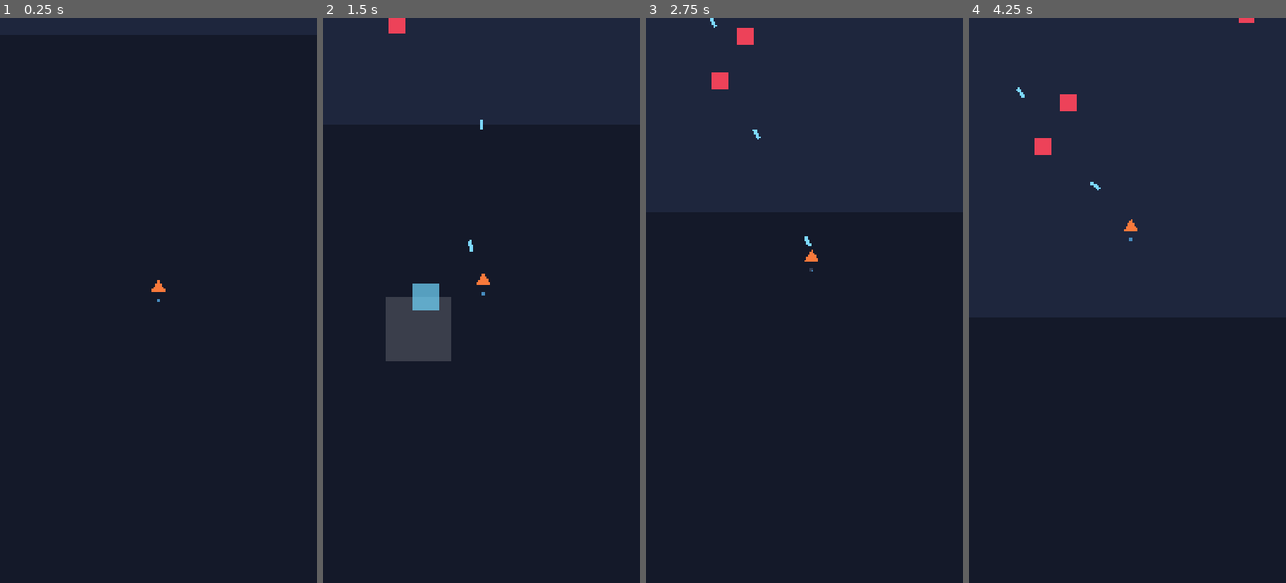
Above: before the commit, frames 1-4 (left to right).
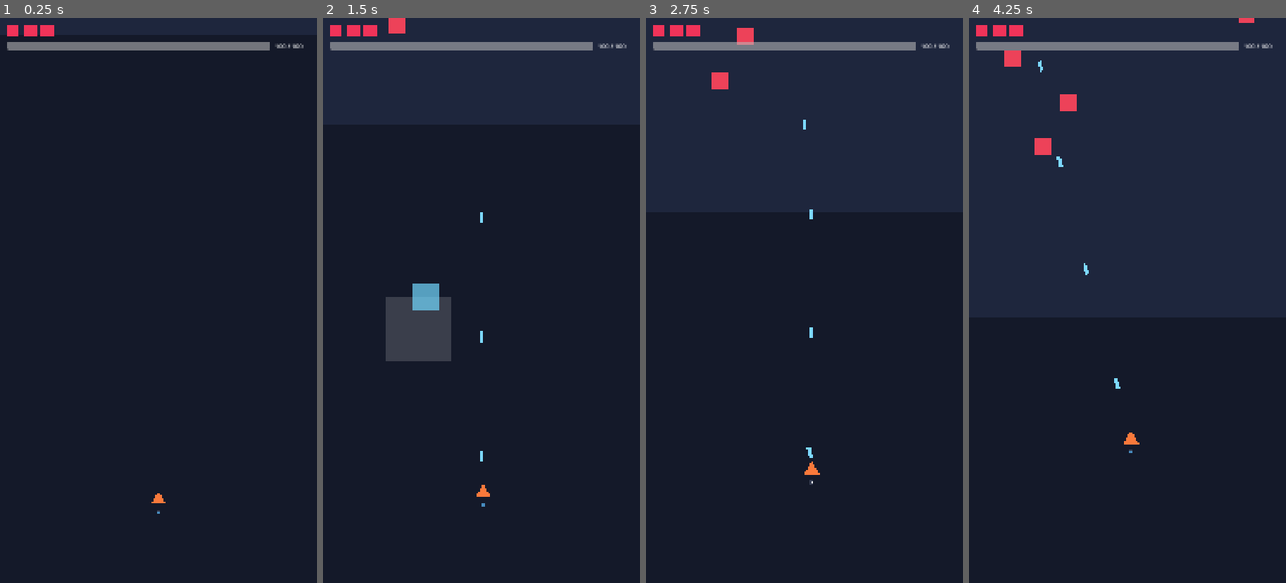
Above: after the commit, the same moments.

Repository: fade528/spellcraft
Game: Godot game, scene res://scenes/game.tscn
Same seed, same stepped clock (60 frames per second), same inputs: the game is played once before the commit and once after it. Before the commit the project has no main scene; this scene is started directly in both runs. The engine's default icon, where the game draws it, is replaced by a stand-in: a white triangle on a blue panel in a dark square.
Inputs (mouse positions are in pixels of both pictures, inside the frame that each line leads up to):
- Up to frame 1 (0.25 s): no input
- Up to frame 2 (1.5 s): move the mouse to (551, 272) at 0.52 s; click (551, 272) at 0.67 s; drag from (418, 328) to (481, 68) at 1.27 s
- Up to frame 3 (2.75 s): move the mouse to (836, 176) at 2.02 s; click (836, 176) at 2.17 s
- Up to frame 4 (4.25 s): drag from (1111, 413) to (1076, 131) at 2.77 s; move the mouse to (1222, 385) at 3.52 s; click (1222, 385) at 3.67 s

The runs differ from the first frame. In frame 1, 1.7% of the frame differs, in the area x 2-96%, y 1-88%; in frame 2, 1.8%; in frame 3, 1.8%; in frame 4, 2.0%, in the area x 2-96%, y 1-77%.

Commit message:
1.4 done

Diff:
--- a/project.godot
+++ b/project.godot
@@ -11,8 +11,13 @@
 [application]
 
 config/name="Spellcraft"
+run/main_scene="res://scenes/game.tscn"
 config/features=PackedStringArray("4.6", "Mobile")
 config/icon="res://icon.svg"
+
+[autoload]
+
+ProgressionManager="*res://scripts/progression_manager.gd"
 
 [display]
 
--- a/scenes/game.tscn
+++ b/scenes/game.tscn
@@ -1,30 +1,83 @@
-[gd_scene load_steps=4 format=3]
+[gd_scene format=3 uid="uid://8la4u57j1qln"]
 
 [ext_resource type="PackedScene" path="res://scenes/player.tscn" id="1_x4b6v"]
-[ext_resource type="Script" path="res://scripts/enemy_spawner.gd" id="2_mjppw"]
-[ext_resource type="Script" path="res://scripts/scrolling_background.gd" id="3_qcy2w"]
+[ext_resource type="Script" uid="uid://cwygr504ldawm" path="res://scripts/enemy_spawner.gd" id="2_mjppw"]
+[ext_resource type="Script" uid="uid://mclfvuor6aao" path="res://scripts/scrolling_background.gd" id="3_qcy2w"]
+[ext_resource type="Script" uid="uid://brin7p1ks5g10" path="res://scripts/game.gd" id="4_uh1wc"]
+[ext_resource type="Script" uid="uid://dwcwjyl62bay5" path="res://scripts/hud.gd" id="5_8n6rn"]
 
-[node name="Game" type="Node2D"]
+[node name="Game" type="Node2D" unique_id=665229771]
+script = ExtResource("4_uh1wc")
 
-[node name="ScrollingBackground" type="Node2D" parent="."]
+[node name="ScrollingBackground" type="Node2D" parent="." unique_id=403960310]
 script = ExtResource("3_qcy2w")
 
-[node name="BackgroundA" type="ColorRect" parent="ScrollingBackground"]
+[node name="BackgroundA" type="ColorRect" parent="ScrollingBackground" unique_id=936582406]
 offset_right = 1080.0
 offset_bottom = 1920.0
 mouse_filter = 2
 
-[node name="BackgroundB" type="ColorRect" parent="ScrollingBackground"]
+[node name="BackgroundB" type="ColorRect" parent="ScrollingBackground" unique_id=1592952445]
 offset_top = -1920.0
 offset_right = 1080.0
-offset_bottom = 0.0
 mouse_filter = 2
 
-[node name="Player" parent="." instance=ExtResource("1_x4b6v")]
+[node name="Player" parent="." unique_id=1842365894 instance=ExtResource("1_x4b6v")]
 
-[node name="Projectiles" type="Node2D" parent="." groups=["projectiles"]]
+[node name="Projectiles" type="Node2D" parent="." unique_id=518292413 groups=["projectiles"]]
 
-[node name="EnemySpawner" type="Node2D" parent="."]
+[node name="EnemySpawner" type="Node2D" parent="." unique_id=1950849714]
 script = ExtResource("2_mjppw")
 
-[node name="SpawnTimer" type="Timer" parent="EnemySpawner"]
+[node name="SpawnTimer" type="Timer" parent="EnemySpawner" unique_id=2032006331]
+
+[node name="HUD" type="CanvasLayer" parent="." unique_id=180573630]
+script = ExtResource("5_8n6rn")
+
+[node name="MarginContainer" type="MarginContainer" parent="HUD" unique_id=123117508]
+anchors_preset = 10
+anchor_right = 1.0
+offset_left = 24.0
+offset_top = 24.0
+offset_right = -24.0
+offset_bottom = 180.0
+
+[node name="VBoxContainer" type="VBoxContainer" parent="HUD/MarginContainer" unique_id=971889883]
+layout_mode = 2
+theme_override_constants/separation = 14
+
+[node name="HBoxContainer" type="HBoxContainer" parent="HUD/MarginContainer/VBoxContainer" unique_id=1520815143]
+layout_mode = 2
+theme_override_constants/separation = 16
+
+[node name="Life1" type="ColorRect" parent="HUD/MarginContainer/VBoxContainer/HBoxContainer" unique_id=1059120307]
+custom_minimum_size = Vector2(42, 42)
+layout_mode = 2
+color = Color(0.94, 0.2, 0.35, 1)
+
+[node name="Life2" type="ColorRect" parent="HUD/MarginContainer/VBoxContainer/HBoxContainer" unique_id=916827057]
+custom_minimum_size = Vector2(42, 42)
+layout_mode = 2
+color = Color(0.94, 0.2, 0.35, 1)
+
+[node name="Life3" type="ColorRect" parent="HUD/MarginContainer/VBoxContainer/HBoxContainer" unique_id=230216764]
+custom_minimum_size = Vector2(42, 42)
+layout_mode = 2
+color = Color(0.94, 0.2, 0.35, 1)
+
+[node name="HPRow" type="HBoxContainer" parent="HUD/MarginContainer/VBoxContainer" unique_id=2065889652]
+layout_mode = 2
+theme_override_constants/separation = 16
+
+[node name="HPBar" type="ProgressBar" parent="HUD/MarginContainer/VBoxContainer/HPRow" unique_id=1488574972]
+custom_minimum_size = Vector2(320, 28)
+layout_mode = 2
+size_flags_horizontal = 3
+value = 100.0
+show_percentage = false
+
+[node name="HPLabel" type="Label" parent="HUD/MarginContainer/VBoxContainer/HPRow" unique_id=1057760412]
+custom_minimum_size = Vector2(120, 0)
+layout_mode = 2
+theme_override_font_sizes/font_size = 22
+text = "100 / 100"
--- /dev/null
+++ b/scenes/game_over.tscn
@@ -0,0 +1,47 @@
+[gd_scene load_steps=2 format=3]
+
+[ext_resource type="Script" path="res://scripts/game_over.gd" id="1_i3jba"]
+
+[node name="GameOver" type="Control"]
+layout_mode = 3
+anchors_preset = 15
+anchor_right = 1.0
+anchor_bottom = 1.0
+grow_horizontal = 2
+grow_vertical = 2
+script = ExtResource("1_i3jba")
+
+[node name="ColorRect" type="ColorRect" parent="."]
+layout_mode = 1
+anchors_preset = 15
+anchor_right = 1.0
+anchor_bottom = 1.0
+grow_horizontal = 2
+grow_vertical = 2
+color = Color(0.06, 0.04, 0.08, 1)
+
+[node name="CenterContainer" type="CenterContainer" parent="."]
+layout_mode = 1
+anchors_preset = 15
+anchor_right = 1.0
+anchor_bottom = 1.0
+grow_horizontal = 2
+grow_vertical = 2
+
+[node name="PanelContainer" type="PanelContainer" parent="CenterContainer"]
+layout_mode = 2
+
+[node name="VBoxContainer" type="VBoxContainer" parent="CenterContainer/PanelContainer"]
+layout_mode = 2
+theme_override_constants/separation = 24
+
+[node name="GameOverLabel" type="Label" parent="CenterContainer/PanelContainer/VBoxContainer"]
+layout_mode = 2
+theme_override_font_sizes/font_size = 56
+text = "GAME OVER"
+horizontal_alignment = 1
+
+[node name="RestartButton" type="Button" parent="CenterContainer/PanelContainer/VBoxContainer"]
+layout_mode = 2
+theme_override_font_sizes/font_size = 28
+text = "Restart"
--- a/scenes/player.tscn
+++ b/scenes/player.tscn
@@ -1,13 +1,17 @@
-[gd_scene load_steps=6 format=3]
+[gd_scene load_steps=8 format=3]
 
 [ext_resource type="Script" path="res://scripts/player.gd" id="1_h38n5"]
 [ext_resource type="Texture2D" path="res://icon.svg" id="2_kyqcl"]
 [ext_resource type="Script" path="res://scripts/spell_caster.gd" id="3_0n1x0"]
 [ext_resource type="PackedScene" path="res://scenes/spell_projectile.tscn" id="4_mxdk5"]
 [ext_resource type="Resource" path="res://resources/spells/basic_bolt.tres" id="5_h8y0p"]
+[ext_resource type="Script" path="res://scripts/player_hurtbox.gd" id="6_3e2jk"]
 
 [sub_resource type="CircleShape2D" id="CircleShape2D_4v1ig"]
 radius = 48.0
+
+[sub_resource type="CircleShape2D" id="CircleShape2D_4u7sh"]
+radius = 52.0
 
 [node name="Player" type="CharacterBody2D" groups=["player"]]
 script = ExtResource("1_h38n5")
@@ -16,6 +20,14 @@
 
 [node name="CollisionShape2D" type="CollisionShape2D" parent="."]
 shape = SubResource("CircleShape2D_4v1ig")
+
+[node name="Hurtbox" type="Area2D" parent="."]
+script = ExtResource("6_3e2jk")
+collision_layer = 4
+collision_mask = 2
+
+[node name="CollisionShape2D" type="CollisionShape2D" parent="Hurtbox"]
+shape = SubResource("CircleShape2D_4u7sh")
 
 [node name="PlayerSprite" type="Sprite2D" parent="."]
 texture = ExtResource("2_kyqcl")
@@ -44,3 +56,6 @@
 projectile_scene = ExtResource("4_mxdk5")
 
 [node name="CooldownTimer" type="Timer" parent="SpellCaster"]
+
+[node name="IframeTimer" type="Timer" parent="."]
+one_shot = true
--- /dev/null
+++ b/scripts/game.gd
@@ -0,0 +1,37 @@
+extends Node2D
+
+const GAME_OVER_SCENE_PATH := "res://scenes/game_over.tscn"
+
+@onready var player: CharacterBody2D = $Player
+
+
+func _ready() -> void:
+	var progression_manager := _get_progression_manager()
+	if progression_manager != null:
+		if progression_manager.lives <= 0:
+			progression_manager.reset_run()
+
+		progression_manager.life_lost.connect(_on_life_lost)
+		progression_manager.game_over.connect(_on_game_over)
+
+
+func _on_life_lost(lives_remaining: int) -> void:
+	_clear_group("enemies")
+	_clear_group("projectiles_active")
+
+	if lives_remaining > 0 and player != null and player.has_method("respawn"):
+		player.respawn()
+
+
+func _on_game_over() -> void:
+	get_tree().change_scene_to_file(GAME_OVER_SCENE_PATH)
+
+
+func _clear_group(group_name: String) -> void:
+	for node in get_tree().get_nodes_in_group(group_name):
+		if is_instance_valid(node):
+			node.queue_free()
+
+
+func _get_progression_manager() -> Node:
+	return get_node_or_null("/root/ProgressionManager")
--- /dev/null
+++ b/scripts/game_over.gd
@@ -0,0 +1,14 @@
+extends Control
+
+
+func _ready() -> void:
+	var restart_button: Button = $CenterContainer/PanelContainer/VBoxContainer/RestartButton
+	restart_button.pressed.connect(_on_restart_button_pressed)
+
+
+func _on_restart_button_pressed() -> void:
+	var progression_manager := get_node_or_null("/root/ProgressionManager")
+	if progression_manager != null:
+		progression_manager.reset_run()
+
+	get_tree().change_scene_to_file("res://scenes/game.tscn")
--- /dev/null
+++ b/scripts/hud.gd
@@ -0,0 +1,45 @@
+extends CanvasLayer
+
+@onready var life_1: ColorRect = $MarginContainer/VBoxContainer/HBoxContainer/Life1
+@onready var life_2: ColorRect = $MarginContainer/VBoxContainer/HBoxContainer/Life2
+@onready var life_3: ColorRect = $MarginContainer/VBoxContainer/HBoxContainer/Life3
+@onready var hp_bar: ProgressBar = $MarginContainer/VBoxContainer/HPRow/HPBar
+@onready var hp_label: Label = $MarginContainer/VBoxContainer/HPRow/HPLabel
+
+var life_icons: Array[ColorRect]
+
+
+func _ready() -> void:
+	life_icons = [life_1, life_2, life_3]
+
+	var progression_manager := _get_progression_manager()
+	if progression_manager != null:
+		progression_manager.life_lost.connect(_on_life_lost)
+		progression_manager.hp_changed.connect(_on_hp_changed)
+		_update_lives(progression_manager.lives)
+		_update_hp(progression_manager.current_hp, progression_manager.max_hp)
+
+
+func _on_life_lost(lives_remaining: int) -> void:
+	_update_lives(lives_remaining)
+
+
+func _on_hp_changed(current_hp: float, max_hp: float) -> void:
+	_update_hp(current_hp, max_hp)
+
+
+func _update_lives(lives_remaining: int) -> void:
+	for index in life_icons.size():
+		var icon := life_icons[index]
+		var is_active := index < lives_remaining
+		icon.color = Color(0.94, 0.2, 0.35, 1.0) if is_active else Color(0.28, 0.23, 0.26, 0.65)
+
+
+func _update_hp(current_hp: float, max_hp: float) -> void:
+	hp_bar.max_value = max_hp
+	hp_bar.value = current_hp
+	hp_label.text = "%d / %d" % [int(current_hp), int(max_hp)]
+
+
+func _get_progression_manager() -> Node:
+	return get_node_or_null("/root/ProgressionManager")
--- a/scripts/player.gd
+++ b/scripts/player.gd
@@ -1,32 +1,39 @@
 extends CharacterBody2D
 
 @export var move_speed: float = 300.0
+@export var iframe_duration: float = 1.5
 
 const SCREEN_SIZE := Vector2(1080.0, 1920.0)
 const TOUCHPAD_RADIUS := 110.0
 const TOUCHPAD_DEADZONE := 12.0
 const TOUCHPAD_ZONE_RATIO := 0.65
+const RESPAWN_POSITION := Vector2(540.0, 1680.0)
 
 @onready var collision_shape: CollisionShape2D = $CollisionShape2D
 @onready var player_sprite: Sprite2D = $PlayerSprite
 @onready var facing_marker: Polygon2D = $FacingMarker
+@onready var hurtbox: Area2D = $Hurtbox
 @onready var touchpad_base: ColorRect = $TouchpadLayer/TouchpadBase
 @onready var touchpad_knob: ColorRect = $TouchpadLayer/TouchpadKnob
+@onready var iframe_timer: Timer = $IframeTimer
 
 var move_input := Vector2.ZERO
 var active_touch_index := -1
 var touchpad_center := Vector2.ZERO
 var clamp_margin := Vector2(48.0, 48.0)
 var facing_rotation := 0.0
+var is_invincible := false
+var iframe_tween: Tween
 
 
 func _ready() -> void:
-	position = SCREEN_SIZE * 0.5
+	position = RESPAWN_POSITION
 	set_collision_mask_value(2, false)
 	_configure_touchpad()
 	_update_clamp_margin()
 	_apply_facing_rotation()
 	_set_touchpad_visible(false)
+	iframe_timer.timeout.connect(_on_iframe_timer_timeout)
 
 
 func _unhandled_input(event: InputEvent) -> void:
@@ -113,3 +120,51 @@
 func _set_touchpad_visible(is_visible: bool) -> void:
 	touchpad_base.visible = is_visible
 	touchpad_knob.visible = is_visible
+
+
+func take_damage(amount: float) -> void:
+	if is_invincible:
+		return
+
+	_start_iframes()
+	var progression_manager := _get_progression_manager()
+	if progression_manager != null:
+		progression_manager.take_damage(amount)
+
+
+func respawn() -> void:
+	position = RESPAWN_POSITION
+	velocity = Vector2.ZERO
+	move_input = Vector2.ZERO
+	active_touch_index = -1
+	_set_touchpad_visible(false)
+
+
+func _start_iframes() -> void:
+	is_invincible = true
+	iframe_timer.start(iframe_duration)
+	_play_iframe_visual()
+
+
+func _on_iframe_timer_timeout() -> void:
+	is_invincible = false
+	if iframe_tween != null:
+		iframe_tween.kill()
+		player_sprite.modulate.a = 1.0
+		facing_marker.modulate.a = 1.0
+
+
+func _play_iframe_visual() -> void:
+	if iframe_tween != null:
+		iframe_tween.kill()
+
+	iframe_tween = create_tween()
+	iframe_tween.set_loops()
+	iframe_tween.tween_property(player_sprite, "modulate:a", 0.25, 0.12)
+	iframe_tween.parallel().tween_property(facing_marker, "modulate:a", 0.25, 0.12)
+	iframe_tween.tween_property(player_sprite, "modulate:a", 1.0, 0.12)
+	iframe_tween.parallel().tween_property(facing_marker, "modulate:a", 1.0, 0.12)
+
+
+func _get_progression_manager() -> Node:
+	return get_node_or_null("/root/ProgressionManager")
--- /dev/null
+++ b/scripts/player_hurtbox.gd
@@ -0,0 +1,16 @@
+extends Area2D
+
+@export var contact_damage: float = 40.0
+
+
+func _ready() -> void:
+	body_entered.connect(_on_body_entered)
+
+
+func _on_body_entered(body: Node2D) -> void:
+	if not body.is_in_group("enemies"):
+		return
+
+	var player := get_parent()
+	if player != null and player.has_method("take_damage"):
+		player.take_damage(contact_damage)
--- /dev/null
+++ b/scripts/progression_manager.gd
@@ -0,0 +1,43 @@
+extends Node
+
+signal life_lost(lives_remaining: int)
+signal hp_changed(current_hp: float, max_hp: float)
+signal game_over
+
+@export var starting_lives: int = 3
+@export var max_hp: float = 100.0
+
+var lives: int
+var current_hp: float
+
+
+func _ready() -> void:
+	reset_run()
+
+
+func take_damage(amount: float) -> void:
+	current_hp = max(current_hp - amount, 0.0)
+	hp_changed.emit(current_hp, max_hp)
+
+	if current_hp <= 0.0:
+		_lose_life()
+
+
+func _lose_life() -> void:
+	lives = max(lives - 1, 0)
+	life_lost.emit(lives)
+
+	if lives <= 0:
+		game_over.emit()
+	else:
+		refill_hp()
+
+
+func refill_hp() -> void:
+	current_hp = max_hp
+	hp_changed.emit(current_hp, max_hp)
+
+
+func reset_run() -> void:
+	lives = starting_lives
+	current_hp = max_hp
Not shown, added: scripts/game.gd.uid
Not shown, added: scripts/game_over.gd.uid
Not shown, added: scripts/hud.gd.uid
Not shown, added: scripts/player_hurtbox.gd.uid
Not shown, added: scripts/progression_manager.gd.uid
Not shown, changed: session_plan.md
Not shown, changed: systems.md
Not shown, removed: ~$ntext mgt.docx
